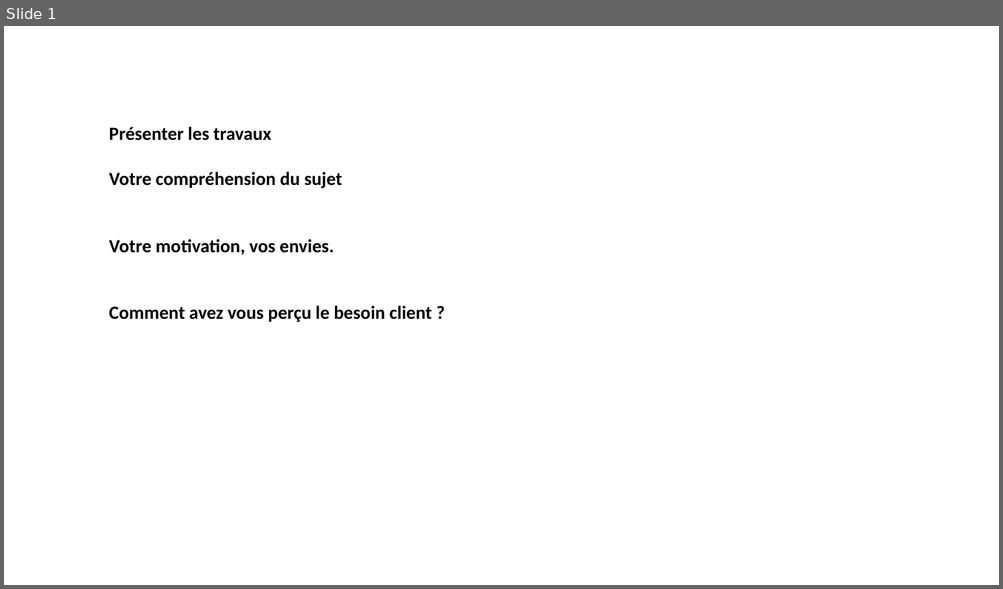
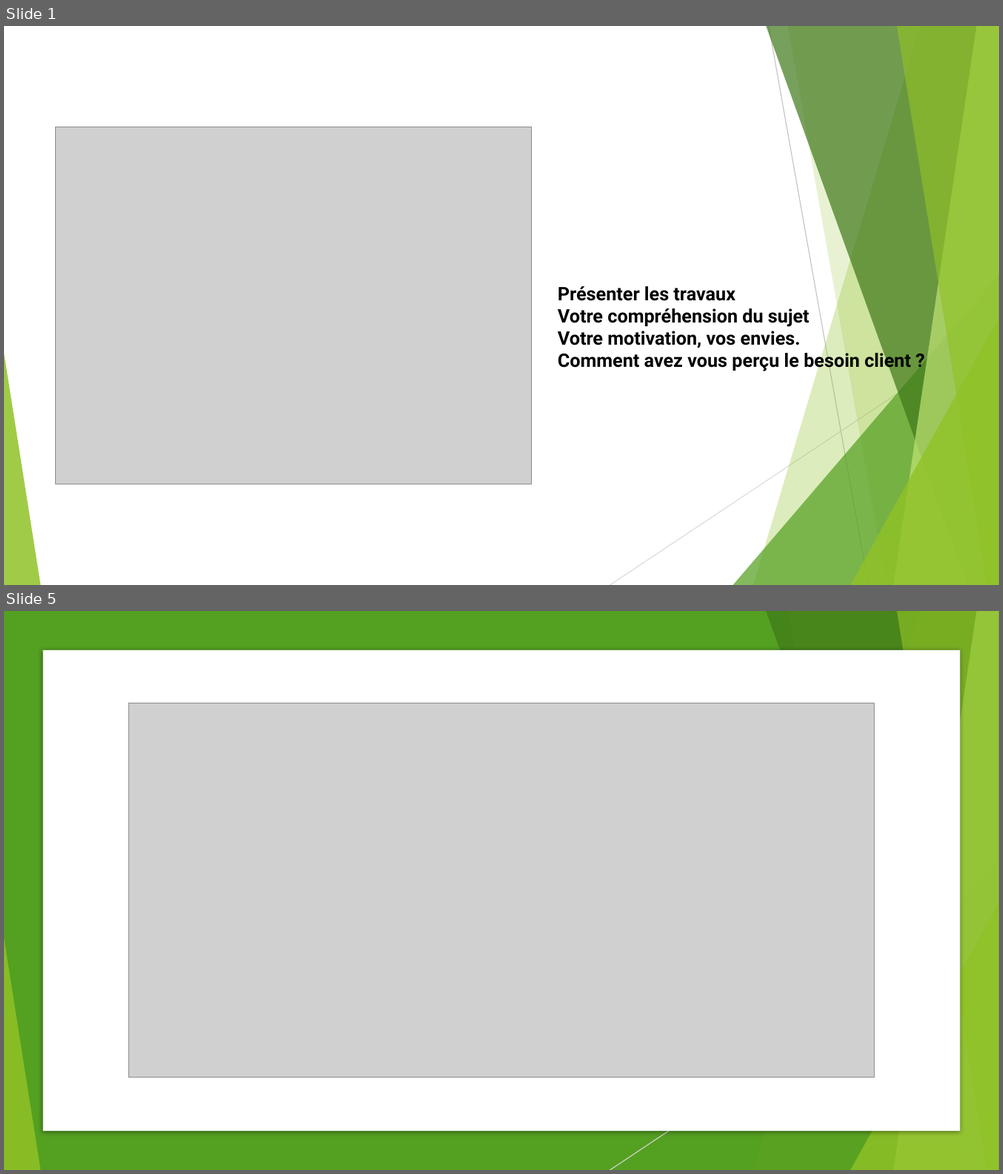
Before and after one commit to taconet1/Application-de-gestion, a slide deck: Présentation.pptx. Shown one above the other, each under a label of ours: slide 1 before the commit, slides 1 and 5 after it; the slides between them are not shown. The pictures are 1003x589 and 1003x1174 pixels, drawn with LibreOffice and Linux fonts; fonts in the diff are those of the drawing; grey boxes stand for pictures. Boxes give left, top, right and bottom in pixels: in the first picture for what was removed or moved away, otherwise in the second. Text is boxed around its words. In the diff, an @@ line names an element or a change of style, - is before the commit and + after.

```diff
--- a/Présentation.pptx
+++ b/Présentation.pptx
@@ slide 5 added at <box>4,611,999,1170</box>, background #EBEBEB; not listed: 9 template elements that a slide beside it also shows @@
@@ rectangle added at <box>4,611,999,1170</box>, fill #54A021 @@
@@ rectangle added at <box>42,650,960,1132</box>, fill #FFFFFF @@
@@ picture added at <box>128,703,874,1078</box> @@
@@ group added at <box>4,611,999,1170</box>: 5 freeform shapes, 3 triangles, 1 line @@
@@ slide 1 changed as well @@
@@ picture added at <box>56,127,532,485</box> @@
@@ text "Présenter les travaux": place and size @@
-text "Présenter les travaux" at <box>109,127,432,323</box>
+text "Présenter les travaux" at <box>558,286,910,372</box>
@@ text "Présenter les travaux" at <box>558,286,910,372</box>: font Calibri to Roboto @@
@@ group added at <box>4,26,999,585</box>: 5 freeform shapes, 3 triangles, 2 lines @@
```
Also in this commit, not shown: 4 other slides added.
